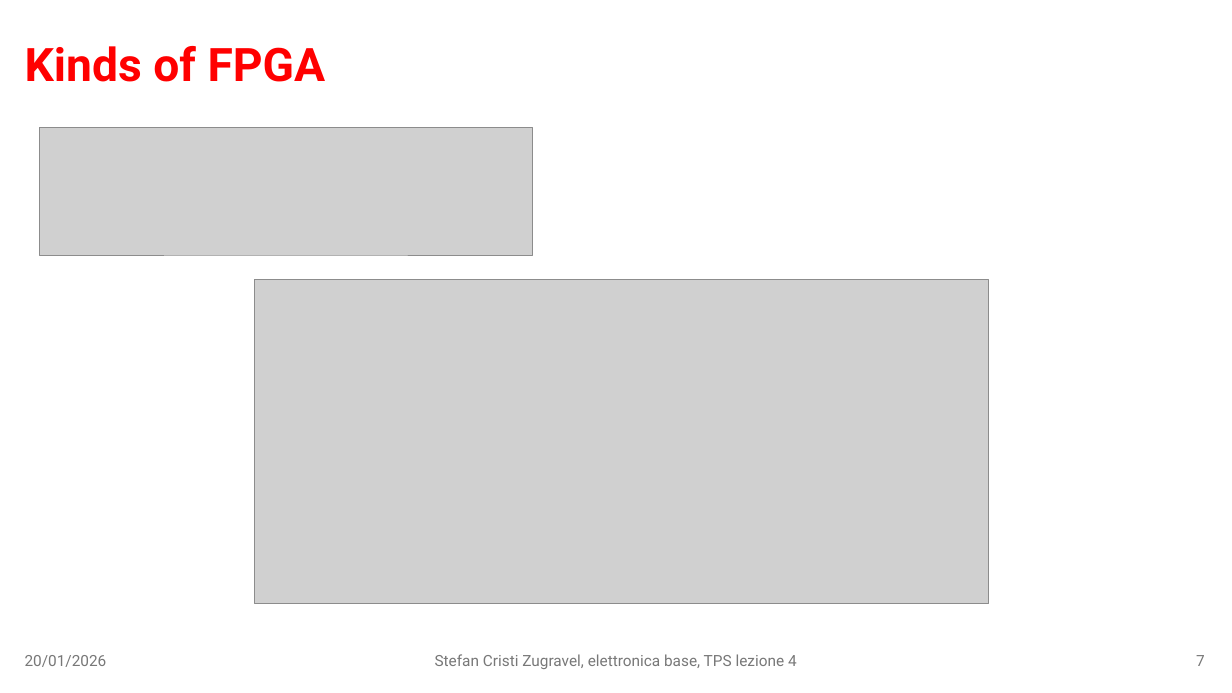
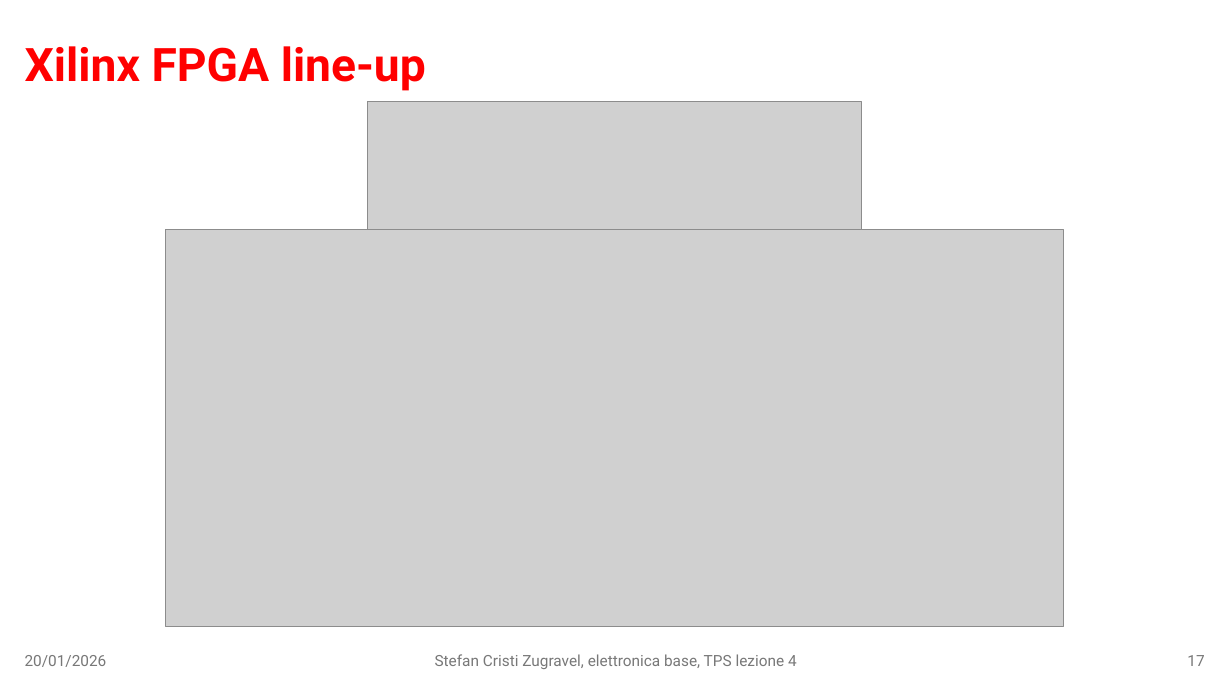
Before and after one commit to stefan-zugravel/elettronica_base, a slide deck: slide 17 of slides/lezione4.pptx (slide 7 before the commit). Drawn at 1232x693 pixels with LibreOffice and Linux fonts; fonts in the diff are those of the drawing; grey boxes stand for pictures. Boxes give left, top, right and bottom in pixels: in the first picture for what was removed or moved away, otherwise in the second. Text is boxed around its words. In the diff, an @@ line names an element or a change of style, - is before the commit and + after.

```diff
--- a/slides/lezione4.pptx
+++ b/slides/lezione4.pptx
@@ title at [25, 46, 426, 91]: text changed @@
-Kinds of FPGA
+Xilinx FPGA line-up
@@ picture: place and size @@
-picture at [39, 128, 532, 255]
+picture at [368, 102, 861, 229]
@@ picture: place and size @@
-picture at [255, 280, 989, 604]
+picture at [166, 230, 1064, 627]
@@ page number at [1187, 655, 1204, 666]: text changed @@
-7
+17
```
Also in this commit, not shown: 6 other slides changed, 6 slides removed, 3 other files.
